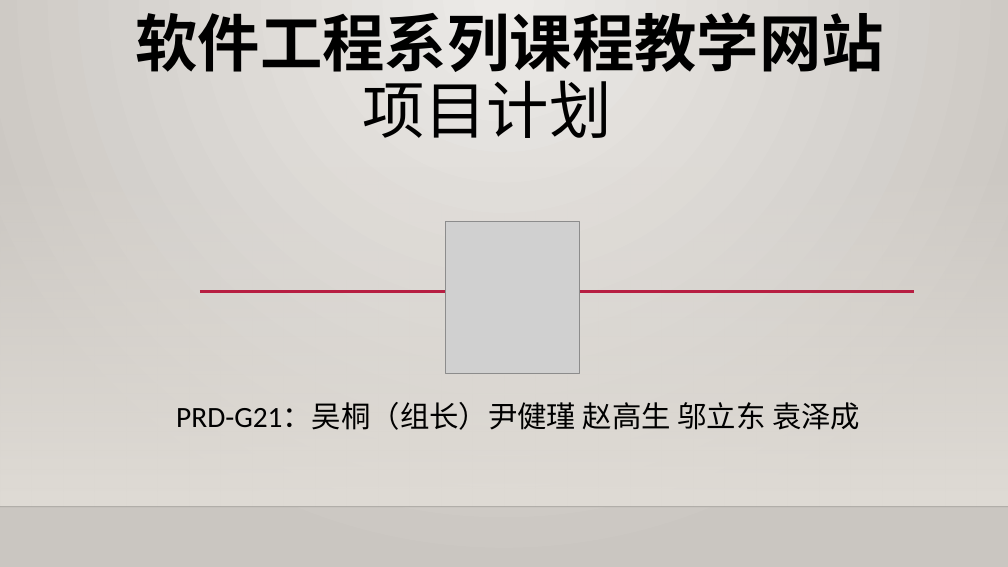
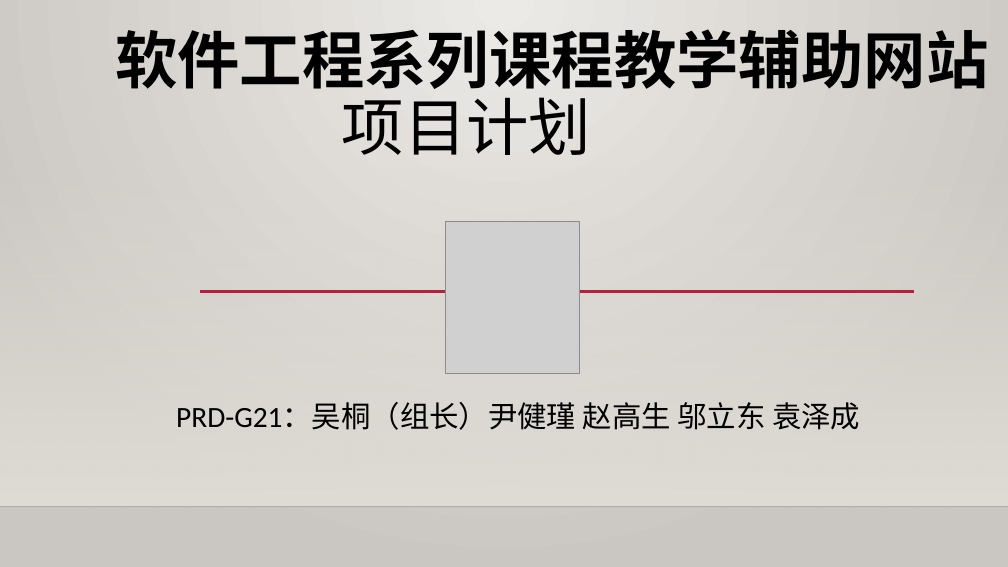
Before and after one commit to shangzhaoxiaozi/PRD-21, a slide deck: slide 1 of PRD-21-C2/非受控文档/项目评审文档/软件工程系列课程教学网站项目计划.pptx. Drawn at 1008x567 pixels with LibreOffice and Linux fonts; fonts in the diff are those of the drawing; grey boxes stand for pictures; background and template pictures are left out. Boxes give left, top, right and bottom in pixels: in the first picture for what was removed or moved away, otherwise in the second. Text is boxed around its words. In the diff, an @@ line names an element or a change of style, - is before the commit and + after.

```diff
--- a/PRD-21-C2/非受控文档/项目评审文档/软件工程系列课程教学网站项目计划.pptx
+++ b/PRD-21-C2/非受控文档/项目评审文档/软件工程系列课程教学网站项目计划.pptx
@@ title at <box>115,29,988,155</box>: text changed @@
-软件工程系列课程教学网站
-项目计划
+软件工程系列课程教学辅助网站
+项目计划
```
Also in this commit, not shown: 2 other slides changed, 1 other file.
